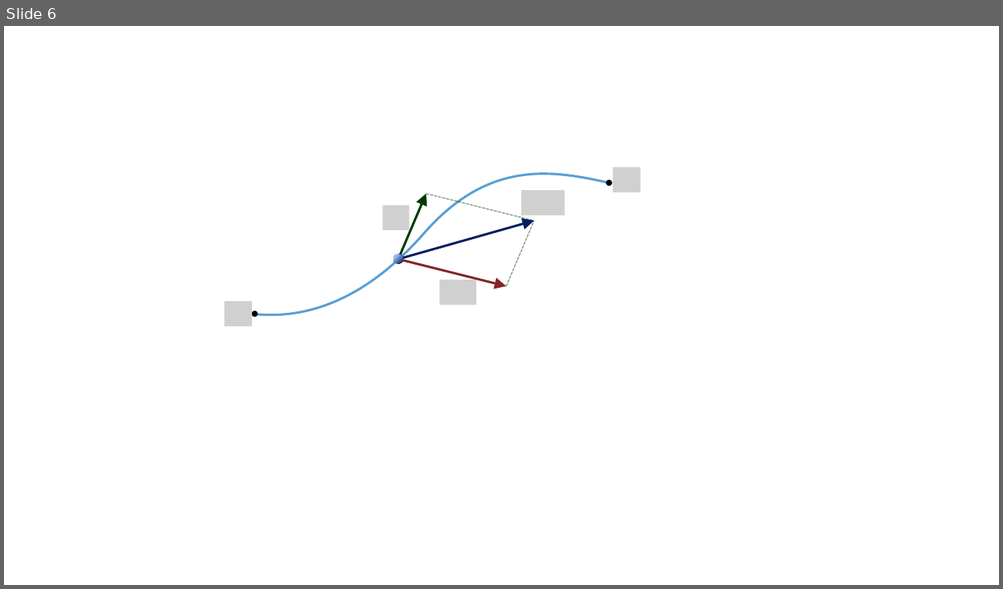
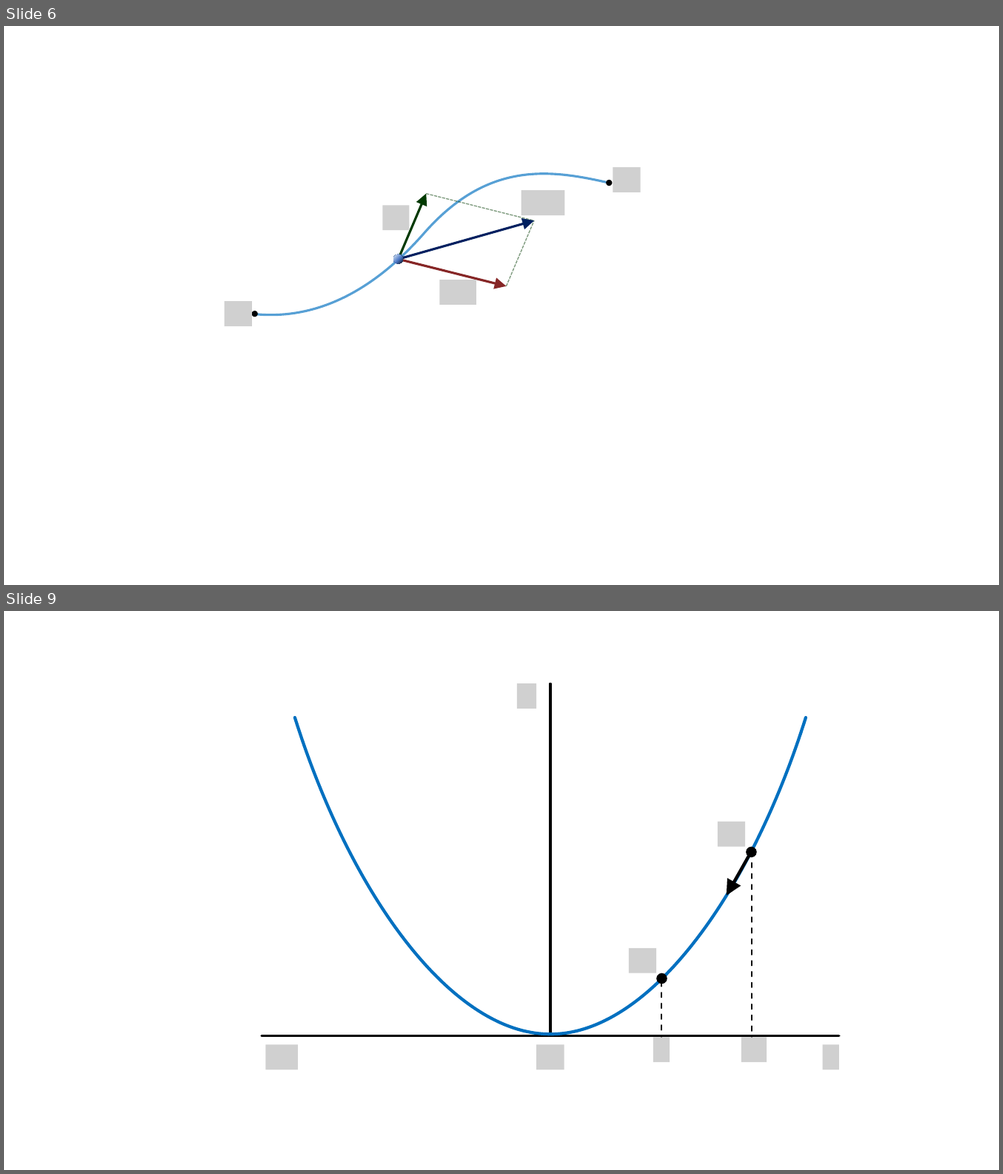
Before and after one commit to pararover/PHY01MJMN01R04_Mechanics, a slide deck: U2-Work-and-Energy/figures/all-figs.pptx. Shown one above the other, each under a label of ours: slide 6 before the commit, slides 6 and 9 after it; the slides between them are not shown. The pictures are 1003x589 and 1003x1174 pixels, drawn with LibreOffice and Linux fonts; fonts in the diff are those of the drawing; grey boxes stand for pictures. Boxes give left, top, right and bottom in pixels: in the first picture for what was removed or moved away, otherwise in the second. Text is boxed around its words. In the diff, an @@ line names an element or a change of style, - is before the commit and + after.

```diff
--- a/U2-Work-and-Energy/figures/all-figs.pptx
+++ b/U2-Work-and-Energy/figures/all-figs.pptx
@@ slide 9 added at [4,611,999,1170], background #FFFFFF @@
@@ picture added at [517,684,536,709] @@
@@ line added from (550, 684) to (550, 1037), #000000 2.25 pt @@
@@ freeform shape added at [295,718,550,1034], outline #0070C0 3 pt @@
@@ freeform shape added at [551,718,805,1034], outline #0070C0 3 pt @@
@@ picture added at [717,821,745,847] @@
@@ ellipse added at [745,847,757,858], fill #000000 @@
@@ line added from (751, 852) to (751, 1041), #000000 1.5 pt dashed @@
@@ arrow added from (748, 857) to (726, 896), #000000 3 pt @@
@@ picture added at [629,948,656,974] @@
@@ ellipse added at [656,974,667,985], fill #000000 @@
@@ line added from (661, 982) to (661, 1041), #000000 1.5 pt dashed @@
@@ line added from (262, 1037) to (839, 1037), #000000 2.25 pt @@
@@ picture added at [266,1045,298,1071] @@
@@ picture added at [537,1045,564,1071] @@
@@ picture added at [653,1038,669,1063] @@
@@ picture added at [741,1038,766,1063] @@
@@ picture added at [822,1045,839,1071] @@
```
Also in this commit, not shown: 2 other slides added, 5 other files.
